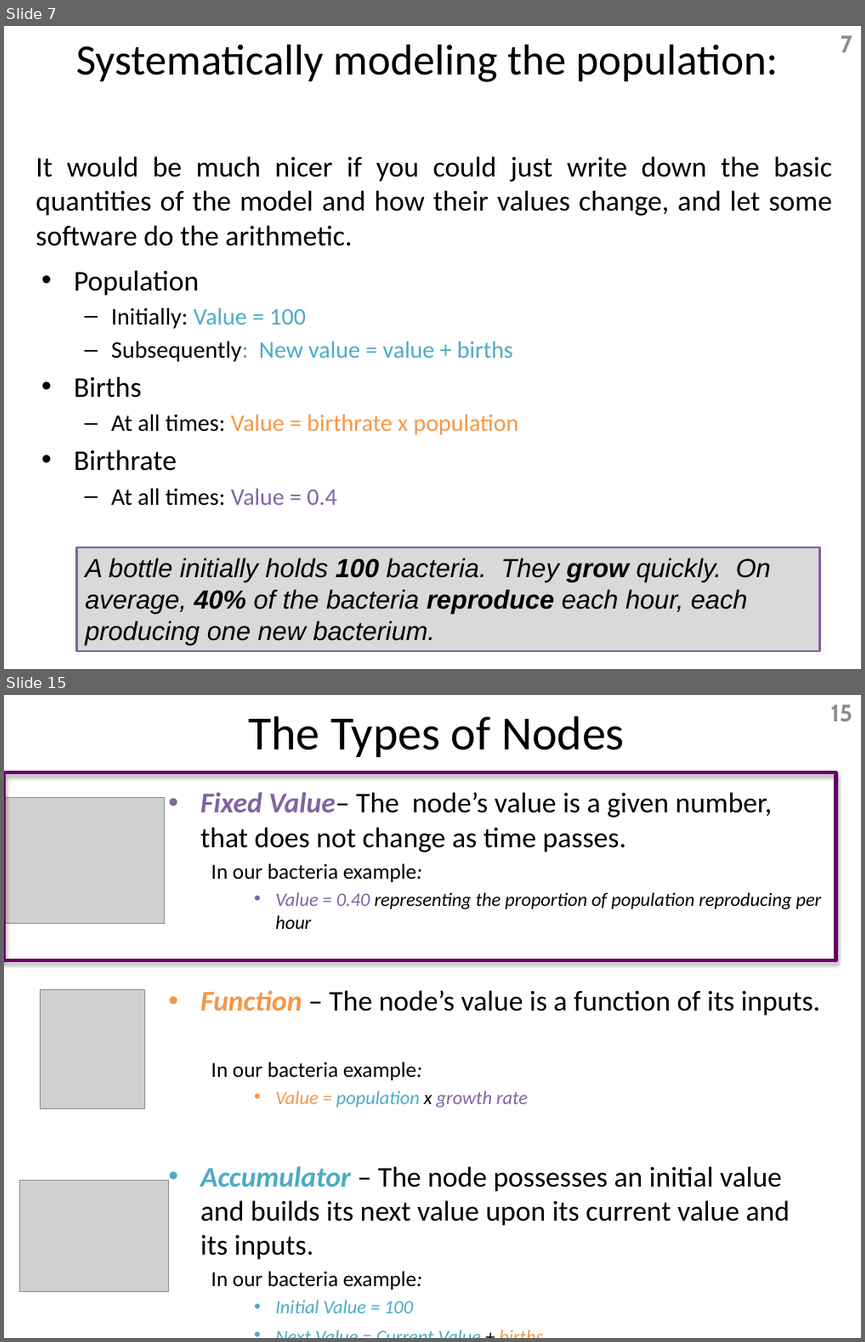
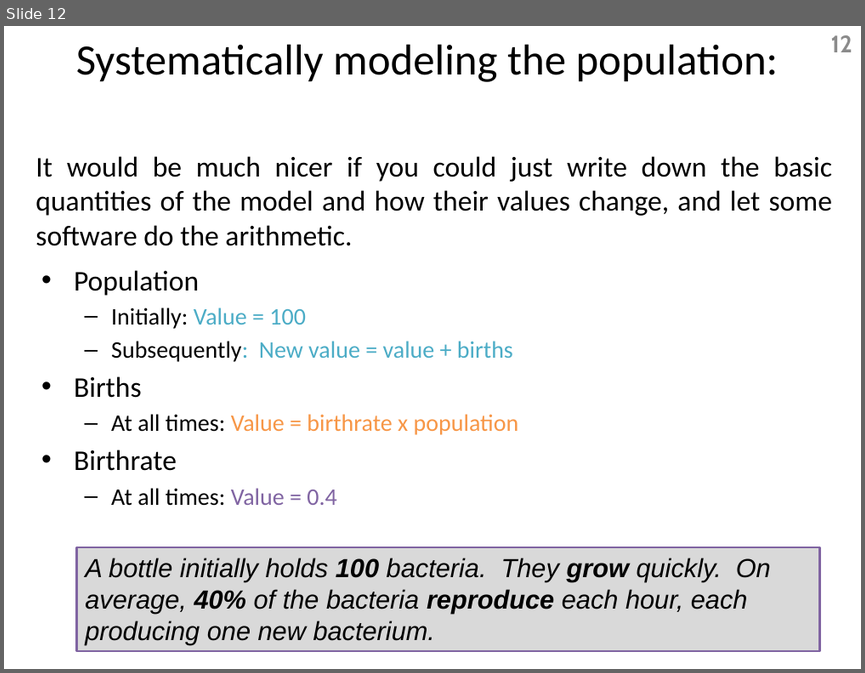
Before and after one commit to Dragoon-Lab/LaitsV3, a slide deck: help/IntroductionSlides.pptx. Shown one above the other, each under a label of ours: slides 7 and 15 before the commit, slide 12 after it; the slides between them are not shown. The pictures are 865x1342 and 865x673 pixels, drawn with LibreOffice and Linux fonts; fonts in the diff are those of the drawing; grey boxes stand for pictures. Boxes give left, top, right and bottom in pixels: in the first picture for what was removed or moved away, otherwise in the second. Text is boxed around its words. In the diff, an @@ line names an element or a change of style, - is before the commit and + after.

```diff
--- a/help/IntroductionSlides.pptx
+++ b/help/IntroductionSlides.pptx
@@ slide 15 removed at [4, 695, 861, 1338], background #FFFFFF @@
@@ text removed at [248, 716, 624, 757] @@
-The Types of Nodes
@@ page number removed at [830, 704, 851, 721] @@
-15
@@ rectangle removed at [4, 773, 836, 960] @@
@@ text removed at [200, 792, 822, 1313] @@
-• Fixed Value– The node’s value is a given number, that does not change as time passes.
-  In our bacteria example:
-    • Value = 0.40 representing the proportion of population reproducing per hour
-• Function – The node’s value is a function of its inputs.
-  In our bacteria example:
-    • Value = population x growth rate
-• Accumulator – The node possesses an initial value and builds its next value upon its current value and its inputs.
-  In our bacteria example:
-    • Initial Value = 100
-    • Next Value = Current Value + births
@@ picture removed at [4, 797, 164, 923] @@
@@ picture removed at [40, 990, 144, 1109] @@
@@ picture removed at [19, 1180, 169, 1292] @@
@@ what was slide 7 is now slide 12 @@
@@ page number at [831, 35, 852, 52]: text changed @@
-7
+12
```
Also in this commit, not shown: 4 slides changed, 13 slides added, 63 other slides removed, 10 other files.
